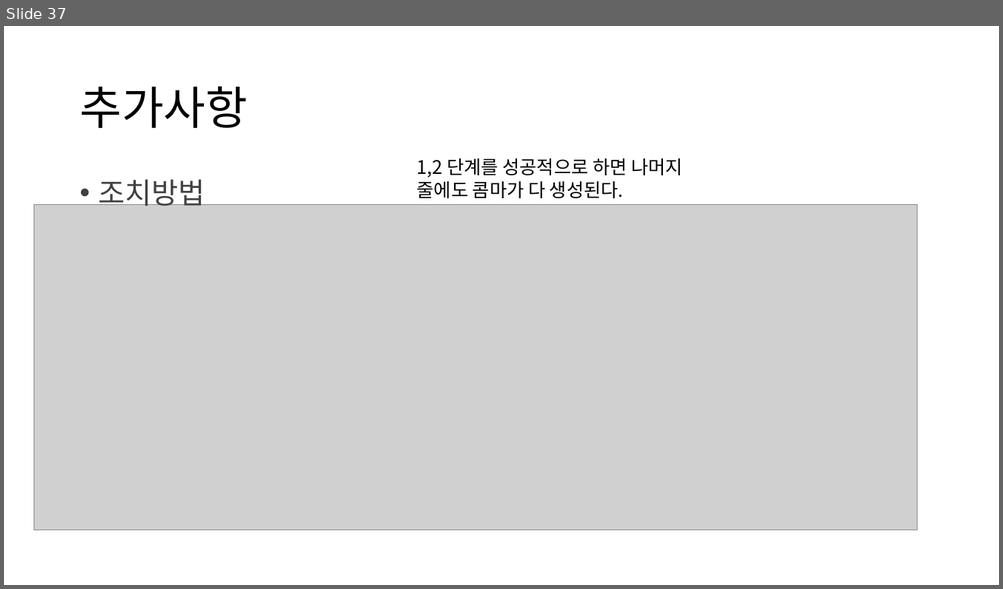
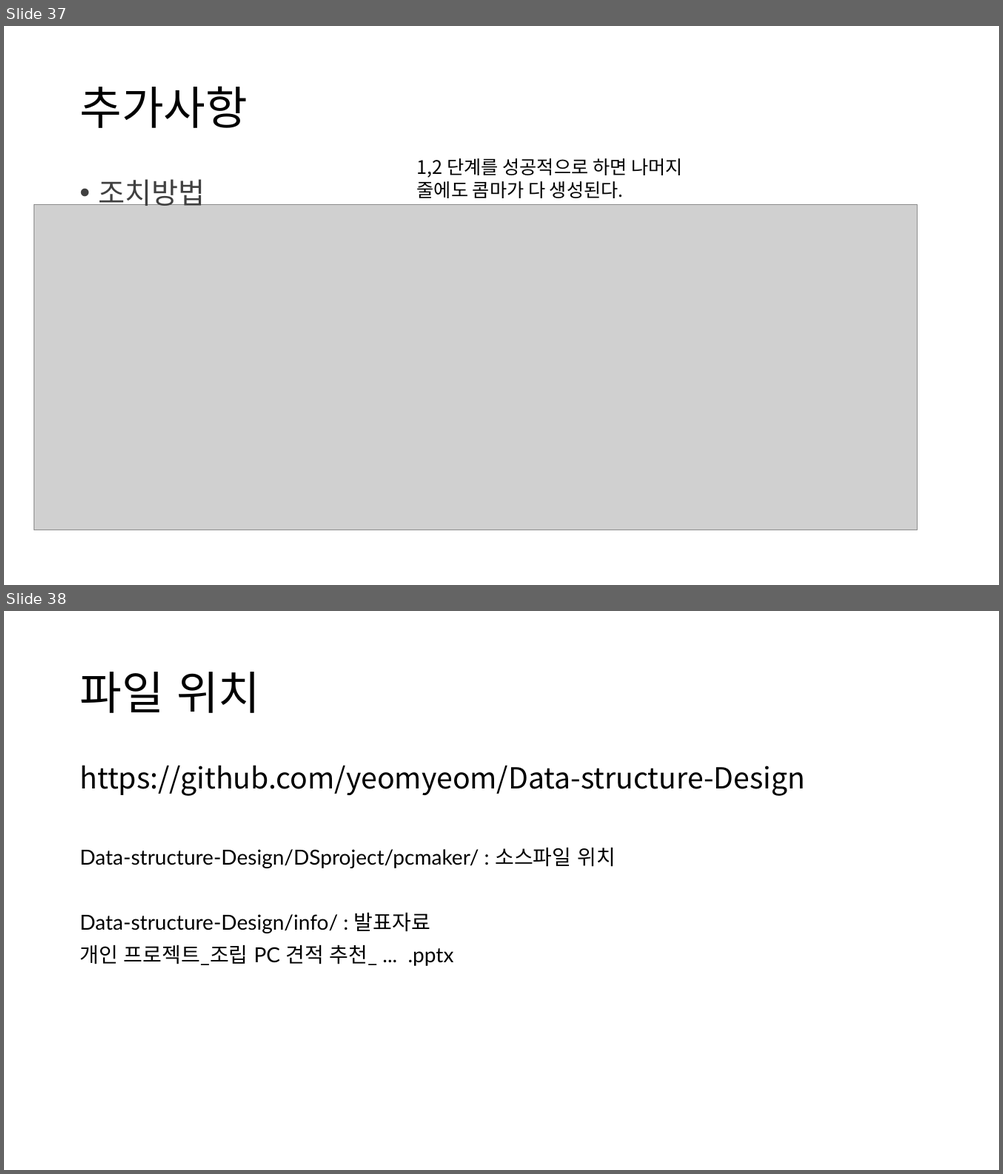
Before and after one commit to yeomyeom/Data-structure-Design, a slide deck: info/개인 프로젝트_조립 PC 견적 추천_최종.pptx. Shown one above the other, each under a label of ours: slide 37 before the commit, slides 37 and 38 after it. The pictures are 1003x589 and 1003x1174 pixels, drawn with LibreOffice and Linux fonts; fonts in the diff are those of the drawing; grey boxes stand for pictures; background and template pictures are left out. Boxes give left, top, right and bottom in pixels: in the first picture for what was removed or moved away, otherwise in the second. Text is boxed around its words. In the diff, an @@ line names an element or a change of style, - is before the commit and + after.

Commit message:
DS:fix final

```diff
--- a/info/개인 프로젝트_조립 PC 견적 추천_최종.pptx
+++ b/info/개인 프로젝트_조립 PC 견적 추천_최종.pptx
@@ slide 38 added at (4,611,999,1170), background picture (left out) @@
@@ title added at (79,672,260,713), 44 pt, text #000000 @@
+파일 위치
@@ text added at (79,765,805,966), 20 pt, text #000000 @@
+https://github.com/yeomyeom/Data-structure-Design
+Data-structure-Design/DSproject/pcmaker/ : 소스파일 위치
+Data-structure-Design/info/ : 발표자료
+개인 프로젝트_조립 PC 견적 추천_ ... .pptx
```
